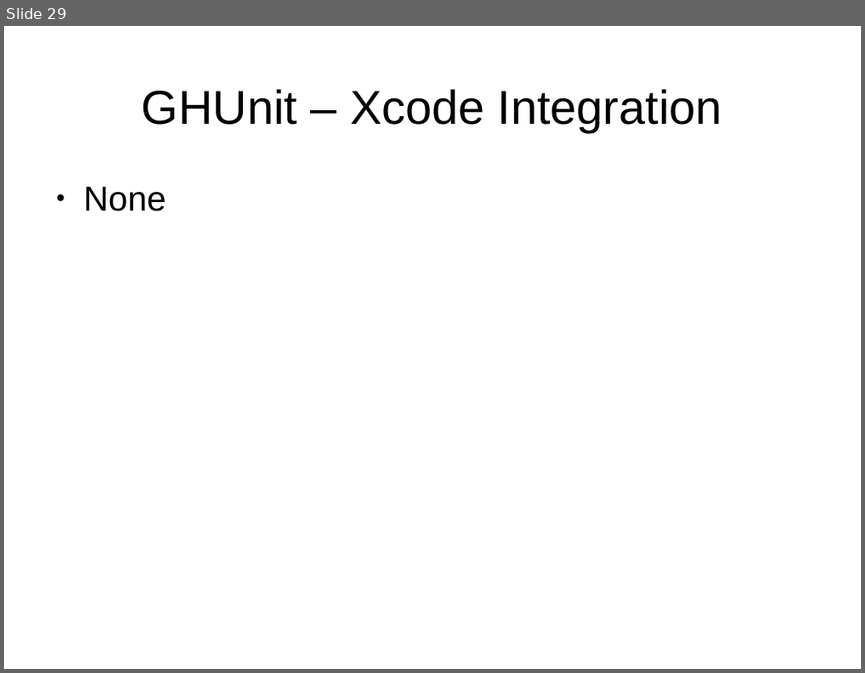
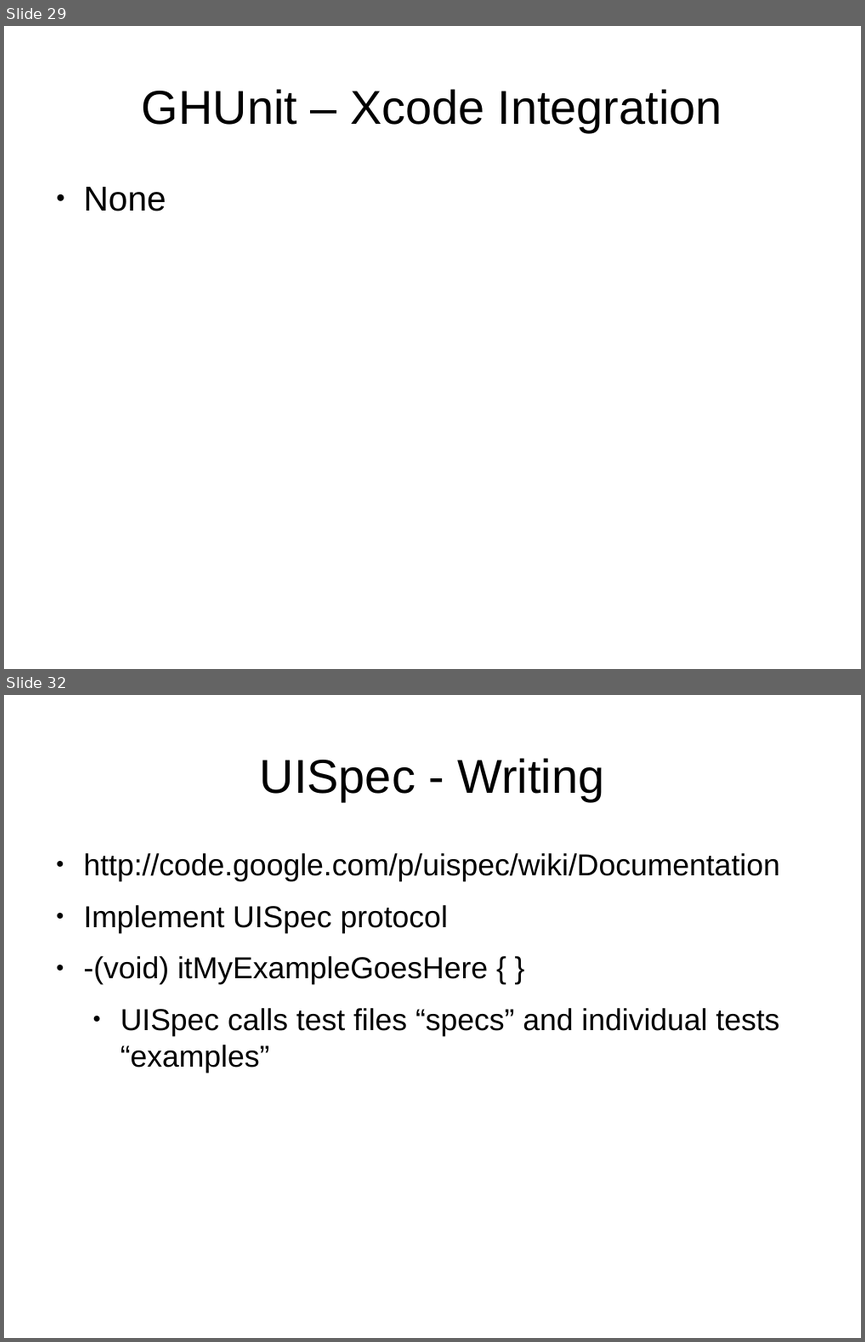
Before and after one commit to StlMobileDev/iPhone-Testing, a slide deck: Testing-Testing-iOS.odp. Shown one above the other, each under a label of ours: slide 29 before the commit, slides 29 and 32 after it; the slides between them are not shown. The pictures are 865x673 and 865x1342 pixels, drawn with LibreOffice and Linux fonts; fonts in the diff are those of the drawing. Boxes give left, top, right and bottom in pixels: in the first picture for what was removed or moved away, otherwise in the second. Text is boxed around its words. In the diff, an @@ line names an element or a change of style, - is before the commit and + after.

Commit message:
Updated with UISpec

```diff
--- a/Testing-Testing-iOS.odp
+++ b/Testing-Testing-iOS.odp
@@ slide 32 added at <box>4,695,861,1338</box>, background #FFFFFF @@
@@ title added at <box>260,758,605,801</box>, 44 pt, text #000000 @@
+UISpec - Writing
@@ text added at <box>84,853,780,1072</box>, 28 pt, text #000000 @@
+● http://code.google.com/p/uispec/wiki/Documentation
+● Implement UISpec protocol
+● -(void) itMyExampleGoesHere { }
+  ● UISpec calls test files “specs” and individual tests “examples”
```
Also in this commit, not shown: 5 slides changed, 8 other slides added, 1 other file.
